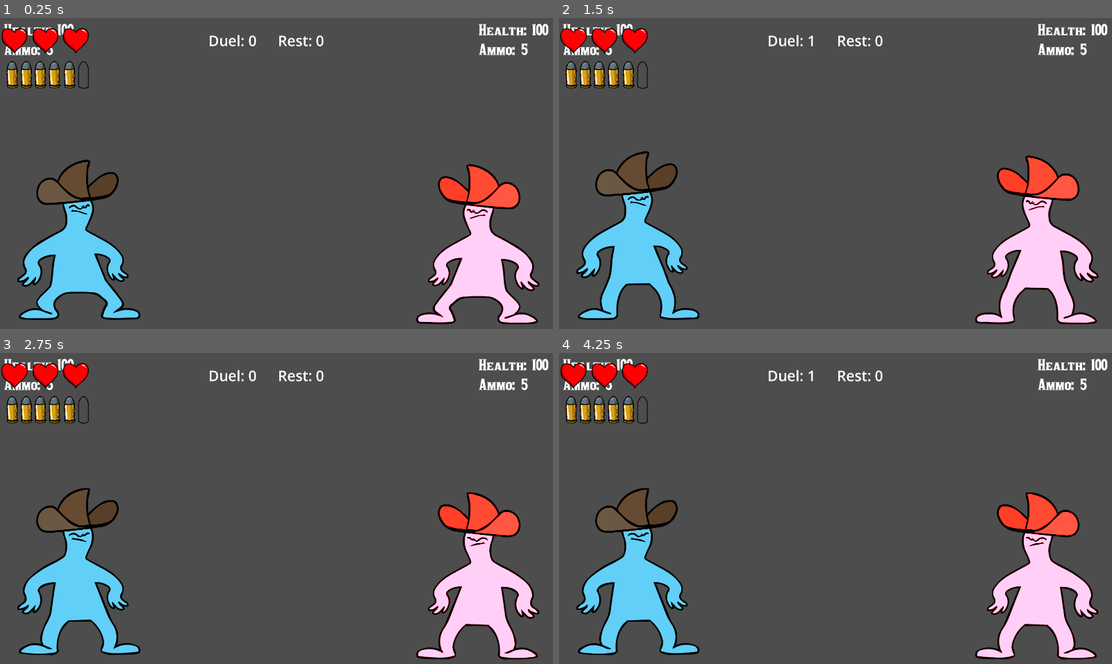
Above: before the commit, frames 1-4 (two rows, left to right).
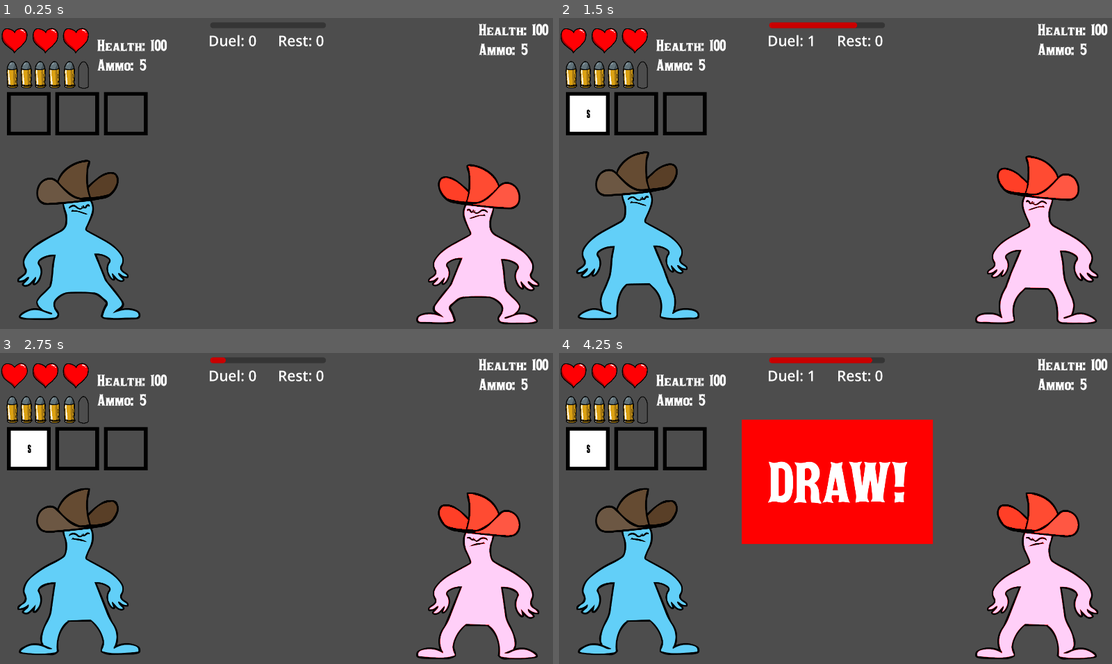
Above: after the commit, the same moments.

Repository: LukaBazooka/Mexican-Standoff
Game: Godot game, scene res://Duel.tscn
Two runs of this game, one before a commit and one after it. Both use one fixed random seed, a clock stepped at 60 frames per second and the inputs below.
Inputs:
- Up to frame 1 (0.25 s): no input
- Up to frame 2 (1.5 s): tap Enter (right_player_reload) at 0.5 s; hold Right (right_player_block) 0.53-1.28 s; tap 0 at 0.6 s; tap 1 at 0.8, 1.35 s; hold S (left_player_down) from 1.28 s (still down)
- Up to frame 3 (2.75 s): tap 3 at 1.55, 2.1 s; release S (left_player_down) at 2.03 s; hold Right (right_player_block) from 2.03 s (still down); tap 4 at 2.3 s
- Up to frame 4 (4.25 s): release Right (right_player_block) at 2.78 s; hold W (left_player_up) 2.78-3.53 s; tap 4 at 2.85 s; tap 5 at 3.05, 3.6 s; hold A (left_player_block) from 3.53 s (still down); tap 0 at 3.8 s

The runs differ from the first frame. In frame 1, 1.8% of the frame differs, in the area x 0-31%, y 1-38%; in frame 2, 2.9%; in frame 3, 2.6%; in frame 4, 17%, in the area x 0-68%, y 1-62%.

Commit message:
Updated a bunchashiI!

Diff:
--- a/Duel.gd
+++ b/Duel.gd
@@ -12,6 +12,8 @@
 var actively_handle_state = false
 var handle_first = false
 var current_state_arr = [0, 0]
+var duel_time
+var rest_time
 
 const STATE_DICT = {
 [0, 0]: [NO_DMG, NO_DMG],[1, 0]: [NO_DMG, NO_DMG], [2, 0]: [NO_DMG, NO_DMG], [3, 0]: [NO_DMG, NO_DMG], [4, 0]: [NO_DMG, HEAD_SHOT], [5, 0]: [NO_DMG, BODY_SHOT], [6, 0]: [NO_DMG, LEG_SHOT], #No actoin
@@ -62,6 +64,9 @@
 	$PlayerGUI/RightPlayerGUI/VBoxContainer/HealthLabel/HealthValue.text = str(right_health)
 	_update_health_gui()
 
+	duel_time = $DuelTimer.time_left
+	rest_time = $Rest_Timer.time_left
+
 	if not $Rest_Timer.is_stopped():
 		rest_label.text = "Rest: %01d" % time_left_rest()
 
@@ -96,7 +101,8 @@
 	$LeftPlayer._duel_timeout()
 	$RightPlayer._duel_timeout()
 	actively_handle_state = false
-
+	$PlayerGUI/DrawPopup.visible = true
+	$PlayerGUI/DrawPopup/Timer.start()
 
 #staers timer for time alowed between user inputs
 func handle_first_state():
@@ -189,6 +195,10 @@
 signal rp_block_state
 signal rp_shoot
 
-
+#Retry button clicked on duel end/deathscreen
 func _on_retry_pressed():
 	get_tree().reload_current_scene()
+
+#When "DUEL" Goes away
+func _on_timer_timeout():
+	$PlayerGUI/DrawPopup.visible = false
--- a/Duel.tscn
+++ b/Duel.tscn
@@ -51,13 +51,21 @@
 [ext_resource type="FontFile" uid="uid://g8q20pimr4lq" path="res://assets/fonts/akaPosse.ttf" id="50_dq8qp"]
 [ext_resource type="Texture2D" uid="uid://cglp0lcth1xwh" path="res://assets/bulletGUI_anim/bullet_gui01.png" id="50_t6sov"]
 [ext_resource type="Texture2D" uid="uid://bjifpenje4uuq" path="res://assets/bulletGUI_anim/bullet_gui02.png" id="51_28dk6"]
+[ext_resource type="Texture2D" uid="uid://b3bt5k825ms3h" path="res://assets/temp_icons/capslockicon.png" id="51_fldnp"]
+[ext_resource type="Texture2D" uid="uid://bgm8y5asuf6on" path="res://assets/temp_icons/emptyicon.png" id="52_6b7hx"]
 [ext_resource type="Texture2D" uid="uid://cjm01rqaeg01u" path="res://assets/bulletGUI_anim/emptybullet2.png" id="52_sf3vd"]
+[ext_resource type="Texture2D" uid="uid://bb4mo5oermvo5" path="res://assets/temp_icons/Wicon.png" id="53_bc3ql"]
 [ext_resource type="Texture2D" uid="uid://ckla1to8u2l6f" path="res://assets/bulletGUI_anim/emptybullet.png" id="53_m3jii"]
+[ext_resource type="Texture2D" uid="uid://cqku8ruvc3wfn" path="res://assets/temp_icons/SIcon.png" id="54_1gxty"]
 [ext_resource type="Texture2D" uid="uid://bq01dmg4pvtbr" path="res://assets/heartGUI_anim/hearthalf1.png" id="54_ee5kv"]
 [ext_resource type="Texture2D" uid="uid://s3v74u3e4h5c" path="res://assets/heartGUI_anim/hearthalf2.png" id="55_b3xwb"]
+[ext_resource type="Texture2D" uid="uid://b323ehmlinbf1" path="res://assets/temp_icons/Ricon.png" id="55_mbgwu"]
 [ext_resource type="Texture2D" uid="uid://xd0qub54gbc3" path="res://assets/heartGUI_anim/heartempty.png" id="56_b2x44"]
+[ext_resource type="Texture2D" uid="uid://cm02yn1xa5qwk" path="res://assets/temp_icons/Eicon.png" id="56_bvta1"]
+[ext_resource type="Texture2D" uid="uid://swqm81expa3m" path="res://assets/temp_icons/Dicon.png" id="57_cxrpk"]
 [ext_resource type="Texture2D" uid="uid://cytujr1pfbu7d" path="res://assets/heartGUI_anim/heartfull1.png" id="57_kbk6b"]
 [ext_resource type="Texture2D" uid="uid://blf7l8dvtprjp" path="res://assets/heartGUI_anim/hearfull2.png" id="58_uqpb2"]
+[ext_resource type="PackedScene" uid="uid://dyugx31b2j42h" path="res://dueltimer.tscn" id="59_xn7il"]
 
 [sub_resource type="SpriteFrames" id="SpriteFrames_eehnx"]
 animations = [{
@@ -285,6 +293,12 @@
 "speed": 5.0
 }]
 
+[sub_resource type="Theme" id="Theme_64bs3"]
+
+[sub_resource type="LabelSettings" id="LabelSettings_4d2es"]
+font = ExtResource("50_dq8qp")
+font_size = 180
+
 [sub_resource type="LabelSettings" id="LabelSettings_lcawl"]
 font = ExtResource("50_dq8qp")
 font_size = 50
@@ -322,7 +336,7 @@
 "speed": 5.0
 }]
 
-[node name="Node2D" type="Node2D"]
+[node name="Node2D" type="Node2D" groups=["duel"]]
 position = Vector2(85, 47)
 script = ExtResource("1_fkpxe")
 
@@ -431,13 +445,24 @@
 grow_horizontal = 2
 grow_vertical = 2
 
+[node name="dueltimer" parent="PlayerGUI" instance=ExtResource("59_xn7il")]
+layout_mode = 1
+anchors_preset = 5
+anchor_left = 0.5
+anchor_right = 0.5
+offset_left = 641.0
+offset_top = -27.0
+offset_right = 1041.0
+offset_bottom = -7.0
+grow_horizontal = 2
+
 [node name="LeftPlayerGUI" type="Control" parent="PlayerGUI"]
 layout_mode = 1
 anchors_preset = 0
-offset_left = -71.0
-offset_top = -34.0
-offset_right = -71.0
-offset_bottom = -34.0
+offset_left = 251.0
+offset_top = 20.0
+offset_right = 251.0
+offset_bottom = 20.0
 
 [node name="VBoxContainer" type="VBoxContainer" parent="PlayerGUI/LeftPlayerGUI"]
 layout_mode = 0
@@ -476,6 +501,118 @@
 grow_vertical = 2
 label_settings = SubResource("LabelSettings_8hu5n")
 
+[node name="HBoxContainer" type="HBoxContainer" parent="PlayerGUI/LeftPlayerGUI"]
+layout_mode = 0
+offset_left = -318.0
+offset_top = 130.0
+offset_right = 497.0
+offset_bottom = 438.0
+
+[node name="emptybox1" type="Sprite2D" parent="PlayerGUI/LeftPlayerGUI/HBoxContainer"]
+position = Vector2(84, 141)
+scale = Vector2(0.165, 0.165)
+texture = ExtResource("52_6b7hx")
+
+[node name="W" type="Sprite2D" parent="PlayerGUI/LeftPlayerGUI/HBoxContainer/emptybox1"]
+visible = false
+scale = Vector2(1, 1)
+texture = ExtResource("53_bc3ql")
+
+[node name="S" type="Sprite2D" parent="PlayerGUI/LeftPlayerGUI/HBoxContainer/emptybox1"]
+visible = false
+scale = Vector2(1, 1)
+texture = ExtResource("54_1gxty")
+
+[node name="R" type="Sprite2D" parent="PlayerGUI/LeftPlayerGUI/HBoxContainer/emptybox1"]
+visible = false
+scale = Vector2(1, 1)
+texture = ExtResource("55_mbgwu")
+
+[node name="E" type="Sprite2D" parent="PlayerGUI/LeftPlayerGUI/HBoxContainer/emptybox1"]
+visible = false
+scale = Vector2(1, 1)
+texture = ExtResource("56_bvta1")
+
+[node name="D" type="Sprite2D" parent="PlayerGUI/LeftPlayerGUI/HBoxContainer/emptybox1"]
+visible = false
+scale = Vector2(1, 1)
+texture = ExtResource("57_cxrpk")
+
+[node name="CAPS" type="Sprite2D" parent="PlayerGUI/LeftPlayerGUI/HBoxContainer/emptybox1"]
+visible = false
+scale = Vector2(1, 1)
+texture = ExtResource("51_fldnp")
+
+[node name="emptybox2" type="Sprite2D" parent="PlayerGUI/LeftPlayerGUI/HBoxContainer"]
+position = Vector2(251, 141)
+scale = Vector2(0.165, 0.165)
+texture = ExtResource("52_6b7hx")
+
+[node name="W" type="Sprite2D" parent="PlayerGUI/LeftPlayerGUI/HBoxContainer/emptybox2"]
+visible = false
+scale = Vector2(1, 1)
+texture = ExtResource("53_bc3ql")
+
+[node name="S" type="Sprite2D" parent="PlayerGUI/LeftPlayerGUI/HBoxContainer/emptybox2"]
+visible = false
+scale = Vector2(1, 1)
+texture = ExtResource("54_1gxty")
+
+[node name="R" type="Sprite2D" parent="PlayerGUI/LeftPlayerGUI/HBoxContainer/emptybox2"]
+visible = false
+scale = Vector2(1, 1)
+texture = ExtResource("55_mbgwu")
+
+[node name="E" type="Sprite2D" parent="PlayerGUI/LeftPlayerGUI/HBoxContainer/emptybox2"]
+visible = false
+scale = Vector2(1, 1)
+texture = ExtResource("56_bvta1")
+
+[node name="D" type="Sprite2D" parent="PlayerGUI/LeftPlayerGUI/HBoxContainer/emptybox2"]
+visible = false
+scale = Vector2(1, 1)
+texture = ExtResource("57_cxrpk")
+
+[node name="CAPS" type="Sprite2D" parent="PlayerGUI/LeftPlayerGUI/HBoxContainer/emptybox2"]
+visible = false
+scale = Vector2(1, 1)
+texture = ExtResource("51_fldnp")
+
+[node name="emptybox3" type="Sprite2D" parent="PlayerGUI/LeftPlayerGUI/HBoxContainer"]
+position = Vector2(419, 141)
+scale = Vector2(0.165, 0.165)
+texture = ExtResource("52_6b7hx")
+
+[node name="W" type="Sprite2D" parent="PlayerGUI/LeftPlayerGUI/HBoxContainer/emptybox3"]
+visible = false
+scale = Vector2(1, 1)
+texture = ExtResource("53_bc3ql")
+
+[node name="S" type="Sprite2D" parent="PlayerGUI/LeftPlayerGUI/HBoxContainer/emptybox3"]
+visible = false
+scale = Vector2(1, 1)
+texture = ExtResource("54_1gxty")
+
+[node name="R" type="Sprite2D" parent="PlayerGUI/LeftPlayerGUI/HBoxContainer/emptybox3"]
+visible = false
+scale = Vector2(1, 1)
+texture = ExtResource("55_mbgwu")
+
+[node name="E" type="Sprite2D" parent="PlayerGUI/LeftPlayerGUI/HBoxContainer/emptybox3"]
+visible = false
+scale = Vector2(1, 1)
+texture = ExtResource("56_bvta1")
+
+[node name="D" type="Sprite2D" parent="PlayerGUI/LeftPlayerGUI/HBoxContainer/emptybox3"]
+visible = false
+scale = Vector2(1, 1)
+texture = ExtResource("57_cxrpk")
+
+[node name="CAPS" type="Sprite2D" parent="PlayerGUI/LeftPlayerGUI/HBoxContainer/emptybox3"]
+visible = false
+scale = Vector2(1, 1)
+texture = ExtResource("51_fldnp")
+
 [node name="RightPlayerGUI" type="Control" parent="PlayerGUI"]
 layout_mode = 1
 anchors_preset = 0
@@ -533,7 +670,7 @@
 sprite_frames = SubResource("SpriteFrames_3lb7l")
 animation = &"bullet"
 autoplay = "emptybullet"
-frame_progress = 0.744739
+frame_progress = 0.651888
 
 [node name="left_Bullet2" type="Control" parent="PlayerGUI"]
 anchors_preset = 0
@@ -604,6 +741,41 @@
 animation = &"emptybullet"
 autoplay = "emptybullet"
 frame_progress = 0.323653
+
+[node name="DrawPopup" type="Control" parent="PlayerGUI"]
+visible = false
+anchors_preset = 0
+offset_right = 40.0
+offset_bottom = 40.0
+
+[node name="DrawBG" type="ColorRect" parent="PlayerGUI/DrawPopup"]
+layout_mode = 0
+offset_left = 547.0
+offset_top = 188.0
+offset_right = 1207.0
+offset_bottom = 618.0
+theme = SubResource("Theme_64bs3")
+color = Color(1, 0, 0, 1)
+
+[node name="DrawLabel" type="Label" parent="PlayerGUI/DrawPopup/DrawBG"]
+layout_mode = 1
+anchors_preset = 8
+anchor_left = 0.5
+anchor_top = 0.5
+anchor_right = 0.5
+anchor_bottom = 0.5
+offset_left = -20.0
+offset_top = -11.5
+offset_right = 20.0
+offset_bottom = 11.5
+grow_horizontal = 2
+grow_vertical = 2
+text = "DRAW!"
+label_settings = SubResource("LabelSettings_4d2es")
+
+[node name="Timer" type="Timer" parent="PlayerGUI/DrawPopup"]
+wait_time = 1.5
+one_shot = true
 
 [node name="DeathScreen" type="Control" parent="."]
 visible = false
@@ -664,7 +836,7 @@
 sprite_frames = SubResource("SpriteFrames_i7rk3")
 animation = &"heartfull"
 autoplay = "heartfull"
-frame_progress = 0.54379
+frame_progress = 0.450946
 
 [node name="left_heart2" type="Control" parent="."]
 layout_mode = 3
@@ -716,4 +888,5 @@
 [connection signal="area_entered" from="RightPlayer/collisions/body_collisoion" to="RightPlayer" method="_on_body_collisoion_area_entered"]
 [connection signal="area_entered" from="RightPlayer/collisions/leg_collision" to="RightPlayer" method="_on_leg_collision_bullet_entered"]
 [connection signal="area_entered" from="RightPlayer/collisions/head_collison" to="RightPlayer" method="_on_head_collison_bullet_entered"]
+[connection signal="timeout" from="PlayerGUI/DrawPopup/Timer" to="." method="_on_timer_timeout"]
 [connection signal="pressed" from="DeathScreen/MarginContainer/VBoxContainer/Retry" to="." method="_on_retry_pressed"]
--- a/LP_Duel.gd
+++ b/LP_Duel.gd
@@ -78,6 +78,7 @@
 			ammo += 1
 			$charactersprite.play("reload")
 
+	_update_selection_gui()
 
 
 func handle_input(key):
@@ -232,6 +233,20 @@
 		$"../PlayerGUI/left_Bullet5/BulletSprite".animation = "bullet"
 		$"../PlayerGUI/left_Bullet6/BulletSprite".animation = "bullet"
 
+#Key0 == draw, Key1 == up, key3== down , key4 == shoot, key5 == block
+func _update_selection_gui():
+	if len(input_buffer) > 0:
+		if input_buffer[0] == KEY_0:
+			$"../PlayerGUI/LeftPlayerGUI/HBoxContainer/emptybox1/CAPS".visible = true
+		if input_buffer[0] == KEY_1:
+			$"../PlayerGUI/LeftPlayerGUI/HBoxContainer/emptybox1/W".visible = true
+		if input_buffer[0] == KEY_3:
+			$"../PlayerGUI/LeftPlayerGUI/HBoxContainer/emptybox1/S".visible = true
+		if input_buffer[0] == KEY_4:
+			$"../PlayerGUI/LeftPlayerGUI/HBoxContainer/emptybox1/E".visible = true
+		if input_buffer[0] == KEY_5:
+			$"../PlayerGUI/LeftPlayerGUI/HBoxContainer/emptybox1/D".visible = true
+
 
 signal pass_up_l(data)
 signal lp_bullet_collided()
--- /dev/null
+++ b/dueltimer.tscn
@@ -0,0 +1,27 @@
+[gd_scene load_steps=4 format=3 uid="uid://dyugx31b2j42h"]
+
+[ext_resource type="Script" path="res://timer.gd" id="1_xirqm"]
+
+[sub_resource type="StyleBoxFlat" id="StyleBoxFlat_bwa1k"]
+bg_color = Color(0.156863, 0.156863, 0.156863, 0.639216)
+corner_radius_top_left = 12
+corner_radius_top_right = 12
+corner_radius_bottom_right = 12
+corner_radius_bottom_left = 12
+
+[sub_resource type="StyleBoxFlat" id="StyleBoxFlat_mo61r"]
+bg_color = Color(0.792157, 0, 0, 1)
+corner_radius_top_left = 12
+corner_radius_top_right = 12
+corner_radius_bottom_right = 12
+corner_radius_bottom_left = 12
+
+[node name="dueltimer" type="ProgressBar"]
+offset_right = 300.0
+offset_bottom = 20.0
+theme_override_styles/background = SubResource("StyleBoxFlat_bwa1k")
+theme_override_styles/fill = SubResource("StyleBoxFlat_mo61r")
+max_value = 2.0
+value = 1.24
+show_percentage = false
+script = ExtResource("1_xirqm")
--- a/healthbar.gd
+++ /dev/null
@@ -1,33 +0,0 @@
-extends ProgressBar
-
-@onready var timer = $Timer
-@onready var damage_bar = $DamageBar
-
-func _ready():
-	pass
-
-#var health = 0 : set = _set_health
-
-#func _set_health(new_health):
-#	var prev_health = health
-#	health = min(max_value, new_health)
-#	value = health
-#
-#	if health <= 0:
-#		queue_free()
-#
-#	if health < prev_health:
-#		timer.start()
-#	else:
-#		damage_bar.value = health
-
-#func init_health(_health):
-#	health = _health
-#	max_value = health
-#	value = health
-#	damage_bar.max_value = health
-#	damage_bar.value = health
-
-
-#func _on_timer_timeout():
-#	damage_bar.value = health
--- a/healthbar.tscn
+++ /dev/null
@@ -1,49 +0,0 @@
-[gd_scene load_steps=6 format=3 uid="uid://coq1vhf88x5pd"]
-
-[ext_resource type="Script" path="res://healthbar.gd" id="1_6n6r4"]
-
-[sub_resource type="StyleBoxEmpty" id="StyleBoxEmpty_47k4o"]
-
-[sub_resource type="StyleBoxFlat" id="StyleBoxFlat_cpyyp"]
-bg_color = Color(0, 0.466667, 0.866667, 1)
-
-[sub_resource type="StyleBoxFlat" id="StyleBoxFlat_u0r3e"]
-bg_color = Color(0.0980392, 0.0980392, 0.0980392, 1)
-expand_margin_left = 1.0
-expand_margin_top = 1.0
-expand_margin_right = 1.0
-expand_margin_bottom = 1.0
-shadow_color = Color(0, 0, 0, 0.27451)
-shadow_offset = Vector2(0, 1)
-
-[sub_resource type="StyleBoxFlat" id="StyleBoxFlat_xu58e"]
-bg_color = Color(1, 1, 1, 1)
-
-[node name="HealthBar" type="ProgressBar"]
-z_index = 1
-offset_right = 240.0
-offset_bottom = 4.0
-theme_override_styles/background = SubResource("StyleBoxEmpty_47k4o")
-theme_override_styles/fill = SubResource("StyleBoxFlat_cpyyp")
-value = 60.0
-show_percentage = false
-script = ExtResource("1_6n6r4")
-
-[node name="DamageBar" type="ProgressBar" parent="."]
-z_index = -1
-layout_mode = 1
-anchors_preset = 15
-anchor_right = 1.0
-anchor_bottom = 1.0
-grow_horizontal = 2
-grow_vertical = 2
-theme_override_styles/background = SubResource("StyleBoxFlat_u0r3e")
-theme_override_styles/fill = SubResource("StyleBoxFlat_xu58e")
-value = 80.0
-show_percentage = false
-
-[node name="Timer" type="Timer" parent="."]
-wait_time = 0.4
-one_shot = true
-
-[connection signal="timeout" from="Timer" to="." method="_on_timer_timeout"]
--- /dev/null
+++ b/timer.gd
@@ -0,0 +1,9 @@
+extends ProgressBar
+
+@onready var duel_scene : Node2D = get_tree().get_first_node_in_group("duel")
+
+func _ready():
+	pass
+
+func _process(delta):
+	value = duel_scene.duel_time
--- /dev/null
+++ b/timer.tscn
@@ -0,0 +1,20 @@
+[gd_scene load_steps=4 format=3 uid="uid://dihvulxek7pu7"]
+
+[ext_resource type="Script" path="res://timer.gd" id="1_5f2pl"]
+
+[sub_resource type="StyleBoxEmpty" id="StyleBoxEmpty_47k4o"]
+
+[sub_resource type="StyleBoxFlat" id="StyleBoxFlat_cpyyp"]
+bg_color = Color(0, 0.466667, 0.866667, 1)
+
+[node name="TimerBar" type="ProgressBar"]
+modulate = Color(1, 0.396078, 0, 1)
+z_index = 1
+offset_right = 240.0
+offset_bottom = 4.0
+scale = Vector2(1, 5.91372)
+theme_override_styles/background = SubResource("StyleBoxEmpty_47k4o")
+theme_override_styles/fill = SubResource("StyleBoxFlat_cpyyp")
+max_value = 2.0
+show_percentage = false
+script = ExtResource("1_5f2pl")
Not shown: 1 places in Duel.tscn that only renumber resources
Binary file added: assets/temp_icons/Dicon.png
Not shown, added: assets/temp_icons/Dicon.png.import
Binary file added: assets/temp_icons/Eicon.png
Not shown, added: assets/temp_icons/Eicon.png.import
Binary file added: assets/temp_icons/Ricon.png
Not shown, added: assets/temp_icons/Ricon.png.import
Binary file added: assets/temp_icons/SIcon.png
Not shown, added: assets/temp_icons/SIcon.png.import
Binary file added: assets/temp_icons/Wicon.png
Not shown, added: assets/temp_icons/Wicon.png.import
Binary file added: assets/temp_icons/capslockicon.png
(and 3 more such lines)
